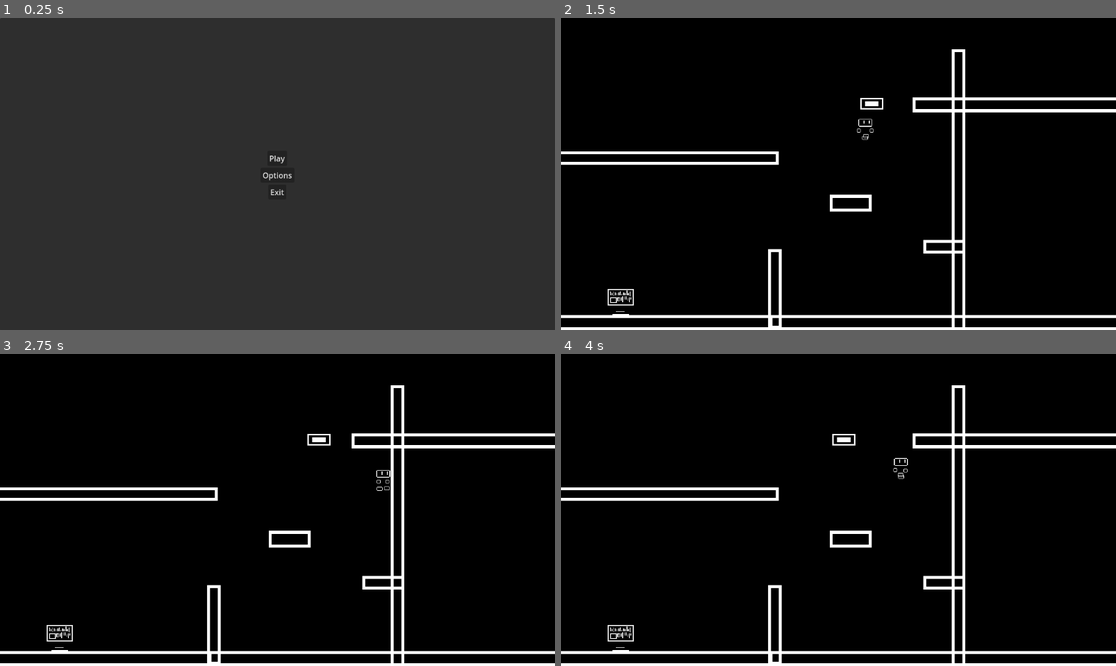
Above: before the commit, frames 1-4 (two rows, left to right).
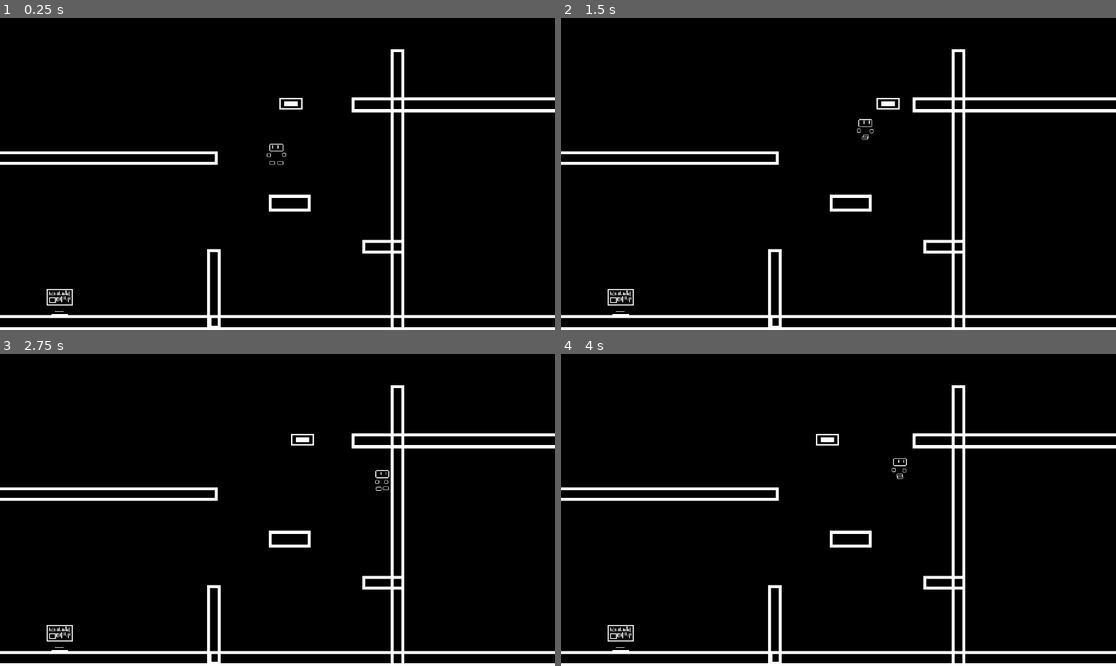
Above: after the commit, the same moments.

Repository: TotallyNotAlex20/last-planet
Game: Godot game, scene res://main.tscn
The game is run twice, just before and just after one commit, with the same random seed, the same clock (stepped at 60 frames per second) and the same inputs.
Inputs (mouse positions are in pixels of both pictures, inside the frame that each line leads up to):
- Up to frame 1 (0.25 s): no input
- Up to frame 2 (1.5 s): click (838, 158) at 0.5 s, where only the run before the commit has a clickable "Play"; tap Enter (ui_accept) at 1.25 s; hold Right (ui_right) from 1.28 s (still down)
- Up to frame 3 (2.75 s): keep holding Right (ui_right); tap Enter (ui_accept) at 1.52, 2.27 s
- Up to frame 4 (4 s): release Right (ui_right) at 2.78 s; hold Left (ui_left) 2.78-3.53 s; hold Right (ui_right) from 3.53 s (still down); tap Enter (ui_accept) at 3.77 s

The runs differ from the first frame. In frame 1, 100% of the frame differs, in the area x 0-100%, y 0-100%; in frame 2, 0.2%; in frame 3, 0.2%; in frame 4, 0.3%.

Commit message:
object detection, bugfixes, orginizing

Diff:
--- a/monitor.tscn
+++ b/items/monitor.tscn
@@ -7,10 +7,10 @@
 
 [node name="Monitor" type="Node2D"]
 
-[node name="Monitor" type="Sprite2D" parent="."]
+[node name="texture" type="Sprite2D" parent="."]
 texture = ExtResource("1_uhihu")
 
-[node name="StaticBody2D" type="StaticBody2D" parent="."]
+[node name="Monitor" type="StaticBody2D" parent="."]
 
-[node name="CollisionShape2D" type="CollisionShape2D" parent="StaticBody2D"]
+[node name="CollisionShape2D" type="CollisionShape2D" parent="Monitor"]
 shape = SubResource("RectangleShape2D_d71a2")
--- a/items/moving_platform.gd
+++ b/items/moving_platform.gd
@@ -14,6 +14,6 @@
 		self.position += Vector2(speed_x, speed_y)
 	elif !direction:
 		self.position -= Vector2(speed_x, speed_y)
-	print(start_position + range, abs(self.position))
+
 	if direction and start_position + range < abs(self.position) or !direction and start_position - range > abs(self.position):
 		direction = !direction
--- a/test_game_scene.tscn
+++ b/levels/test_game_scene.tscn
@@ -1,9 +1,9 @@
 [gd_scene load_steps=14 format=3 uid="uid://das7h864qk4a3"]
 
-[ext_resource type="PackedScene" uid="uid://cupnehopfis84" path="res://odi.tscn" id="1_je76d"]
-[ext_resource type="PackedScene" uid="uid://2djtmchjeylx" path="res://monitor.tscn" id="2_3w0g8"]
-[ext_resource type="Texture2D" uid="uid://bpohk2bygrabw" path="res://sprites/maps/test map.png" id="2_px1vf"]
-[ext_resource type="PackedScene" uid="uid://pokmwlgegi8m" path="res://items/moving_platform.tscn" id="2_sdhku"]
+[ext_resource type="Texture2D" uid="uid://bpohk2bygrabw" path="res://sprites/maps/test map.png" id="1_6go41"]
+[ext_resource type="PackedScene" uid="uid://pokmwlgegi8m" path="res://items/moving_platform.tscn" id="2_ykluv"]
+[ext_resource type="PackedScene" uid="uid://2djtmchjeylx" path="res://items/monitor.tscn" id="3_s6d4s"]
+[ext_resource type="PackedScene" uid="uid://cupnehopfis84" path="res://odi.tscn" id="4_khyv4"]
 
 [sub_resource type="PhysicsMaterial" id="PhysicsMaterial_8i1wx"]
 
@@ -78,9 +78,9 @@
 position = Vector2(3.46758, 97)
 shape = SubResource("RectangleShape2D_o3dtf")
 
-[node name="Monitor" parent="." instance=ExtResource("2_3w0g8")]
+[node name="Monitor" parent="." instance=ExtResource("3_s6d4s")]
 position = Vector2(124, 590)
 scale = Vector2(1.695, 1.695)
 
-[node name="Odi" parent="." instance=ExtResource("1_je76d")]
+[node name="Odi" parent="." instance=ExtResource("4_khyv4")]
 position = Vector2(573, 276)
--- a/main.gd
+++ b/main.gd
@@ -1,4 +1,5 @@
 extends Node2D
 
 func _ready():
-	get_tree().change_scene_to_file("res://main_menu.tscn")
+	# get_tree().change_scene_to_file("res://main_menu.tscn")
+	get_tree().change_scene_to_file("res://levels/test_game_scene.tscn")
--- a/odi.gd
+++ b/odi.gd
@@ -4,6 +4,7 @@
 @onready var x_scale = get_node("body").scale.x
 const SPEED = 300.0
 const JUMP_VELOCITY = -600.0
+var interactable_objects = ["Monitor"] # need to move this to a global script later maybe?
 
 var gravity = ProjectSettings.get_setting("physics/2d/default_gravity")
 
@@ -30,3 +31,9 @@
 		velocity.x = move_toward(velocity.x, 0, SPEED)
 
 	move_and_slide()
+
+
+func _on_interaction_range_body_entered(body):
+	print(body.name)
+	if body.name in interactable_objects:
+		print("press E to interact with " + body.name)
--- a/odi.tscn
+++ b/odi.tscn
@@ -266,7 +266,9 @@
 }
 
 [sub_resource type="RectangleShape2D" id="RectangleShape2D_862lg"]
-size = Vector2(9.18972, 20)
+size = Vector2(7.90837, 16.4248)
+
+[sub_resource type="CircleShape2D" id="CircleShape2D_behqp"]
 
 [node name="Odi" type="CharacterBody2D"]
 script = ExtResource("1_gakng")
@@ -278,9 +280,9 @@
 speed_scale = 2.0
 
 [node name="CollisionShape2D" type="CollisionShape2D" parent="."]
-position = Vector2(1, -20)
+position = Vector2(1.5, -22.27)
 rotation = 3.14159
-scale = Vector2(2.77197, -2.00035)
+scale = Vector2(3.667, -2.646)
 shape = SubResource("RectangleShape2D_862lg")
 
 [node name="body" type="Node2D" parent="."]
@@ -309,3 +311,13 @@
 [node name="Fist2" type="Sprite2D" parent="body/hands"]
 position = Vector2(17, -20)
 texture = ExtResource("3_3rt8d")
+
+[node name="InteractionRange" type="Area2D" parent="."]
+visible = false
+
+[node name="CollisionShape2D" type="CollisionShape2D" parent="InteractionRange"]
+position = Vector2(1, -20)
+scale = Vector2(6, 6)
+shape = SubResource("CircleShape2D_behqp")
+
+[connection signal="body_entered" from="InteractionRange" to="." method="_on_interaction_range_body_entered"]
Not shown: 1 places in levels/test_game_scene.tscn that only renumber resources
Not shown: 1 places in odi.tscn that only renumber resources
